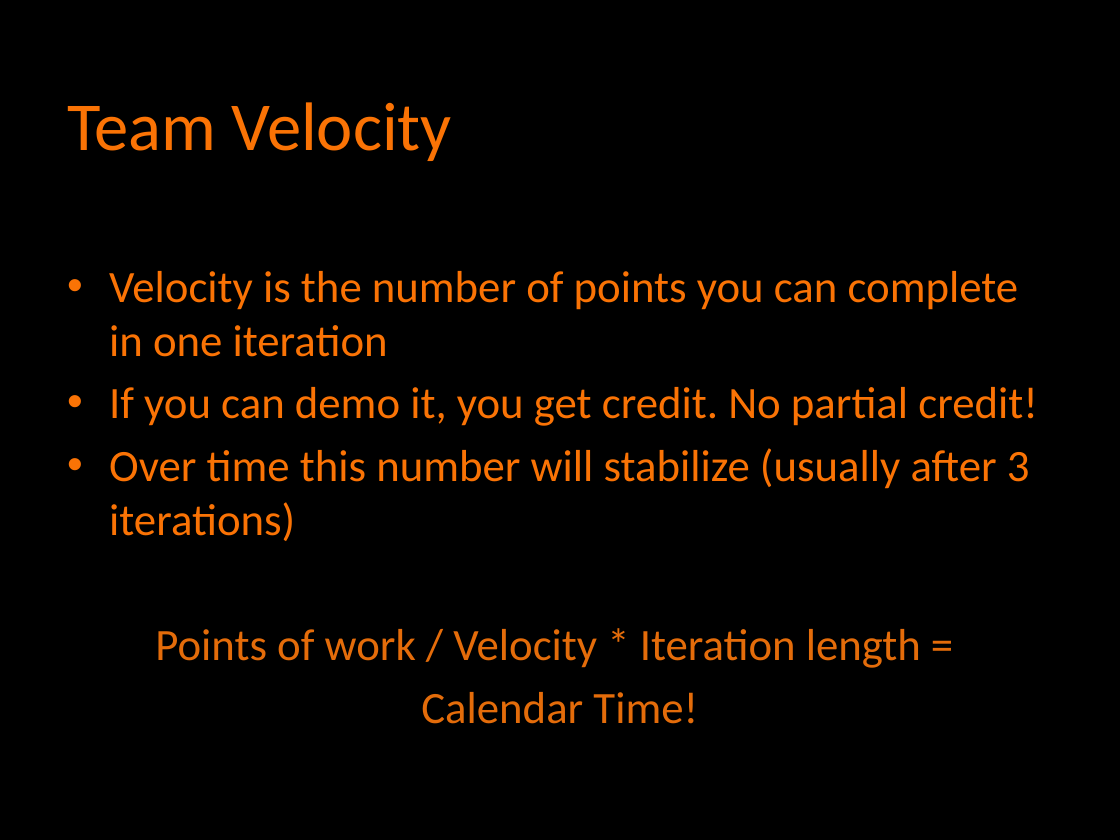
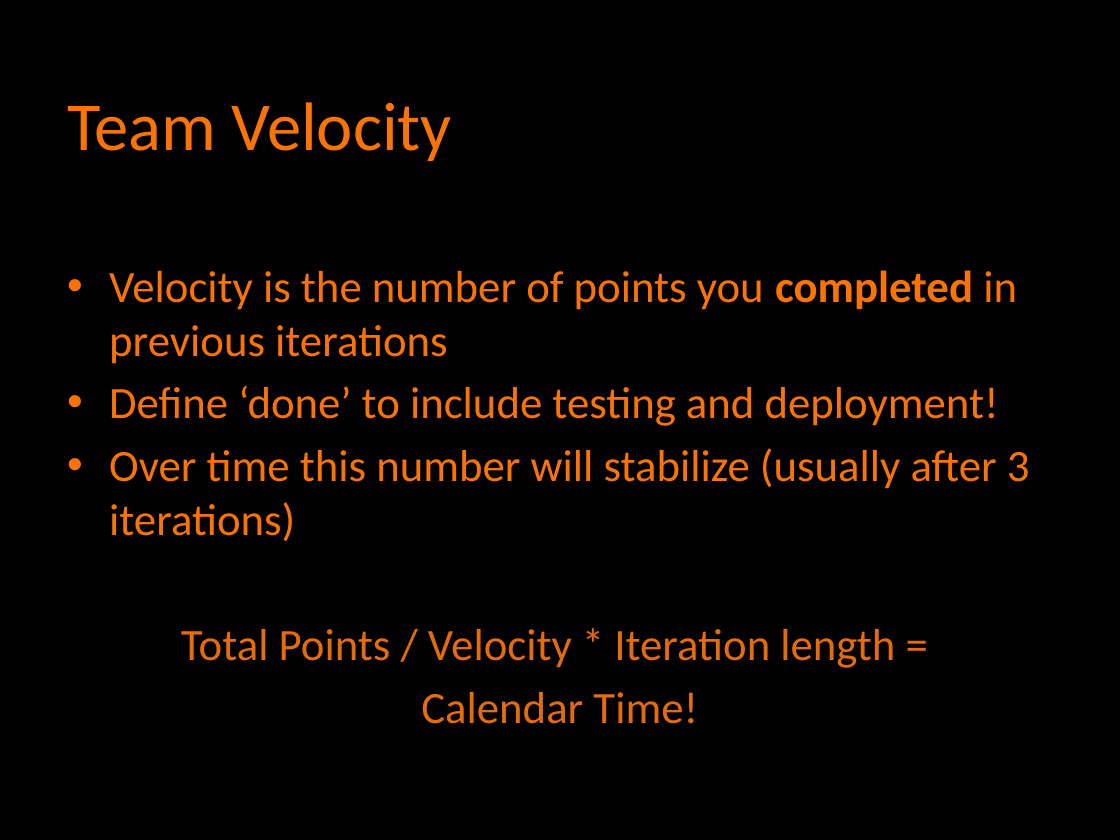
Before and after one commit to agilefire/November2010, a slide deck: slide 19 of Agile Firestarter Autumn 2010 Agile Estimation.pptx (slide 17 before the commit). Drawn at 1120x840 pixels with LibreOffice and Linux fonts; fonts in the diff are those of the drawing. Boxes give left, top, right and bottom in pixels: in the first picture for what was removed or moved away, otherwise in the second. Text is boxed around its words. In the diff, an @@ line names an element or a change of style, - is before the commit and + after.

```diff
--- a/Agile Firestarter Autumn 2010 Agile Estimation.pptx
+++ b/Agile Firestarter Autumn 2010 Agile Estimation.pptx
@@ text at (x1=109, y1=270, x2=1017, y2=426): text changed @@
-• Velocity is the number of points you can complete in one iteration
-• If you can demo it, you get credit. No partial credit!
+• Velocity is the number of points you completed in previous iterations
+• Define ‘done’ to include testing and deployment!
@@ text at (x1=181, y1=629, x2=895, y2=668): text changed @@
-Points of work / Velocity * Iteration length =
+Total Points / Velocity * Iteration length =
```
Also in this commit, not shown: 12 other slides changed, 3 slides added, 1 slide removed.
